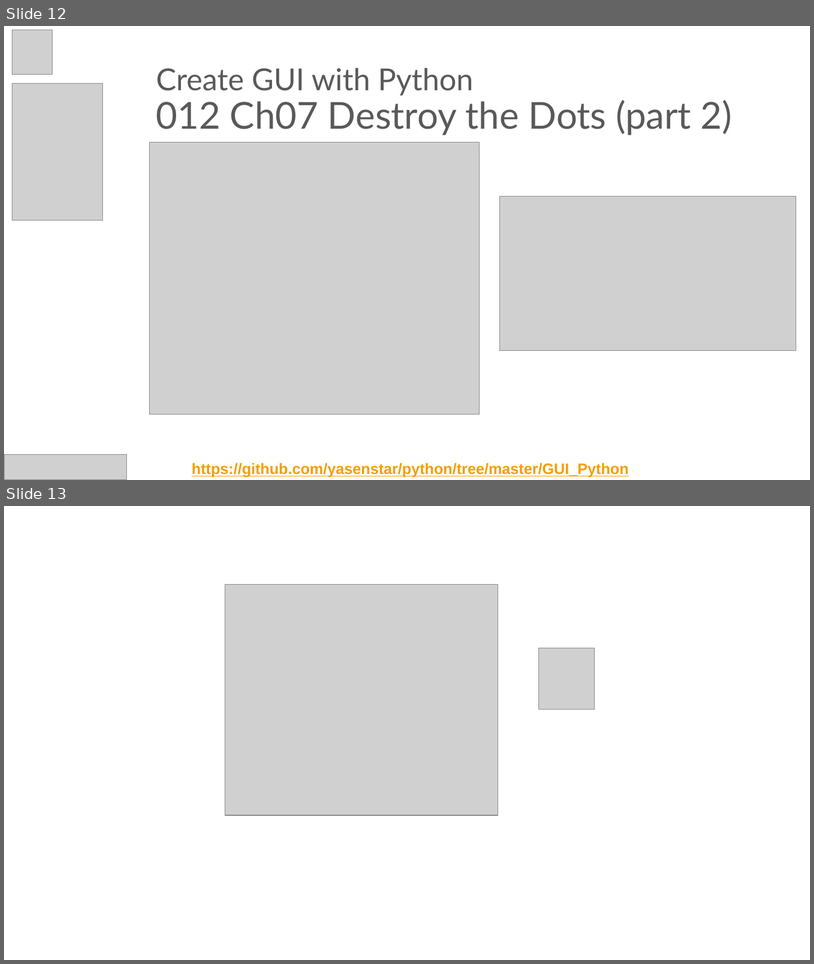
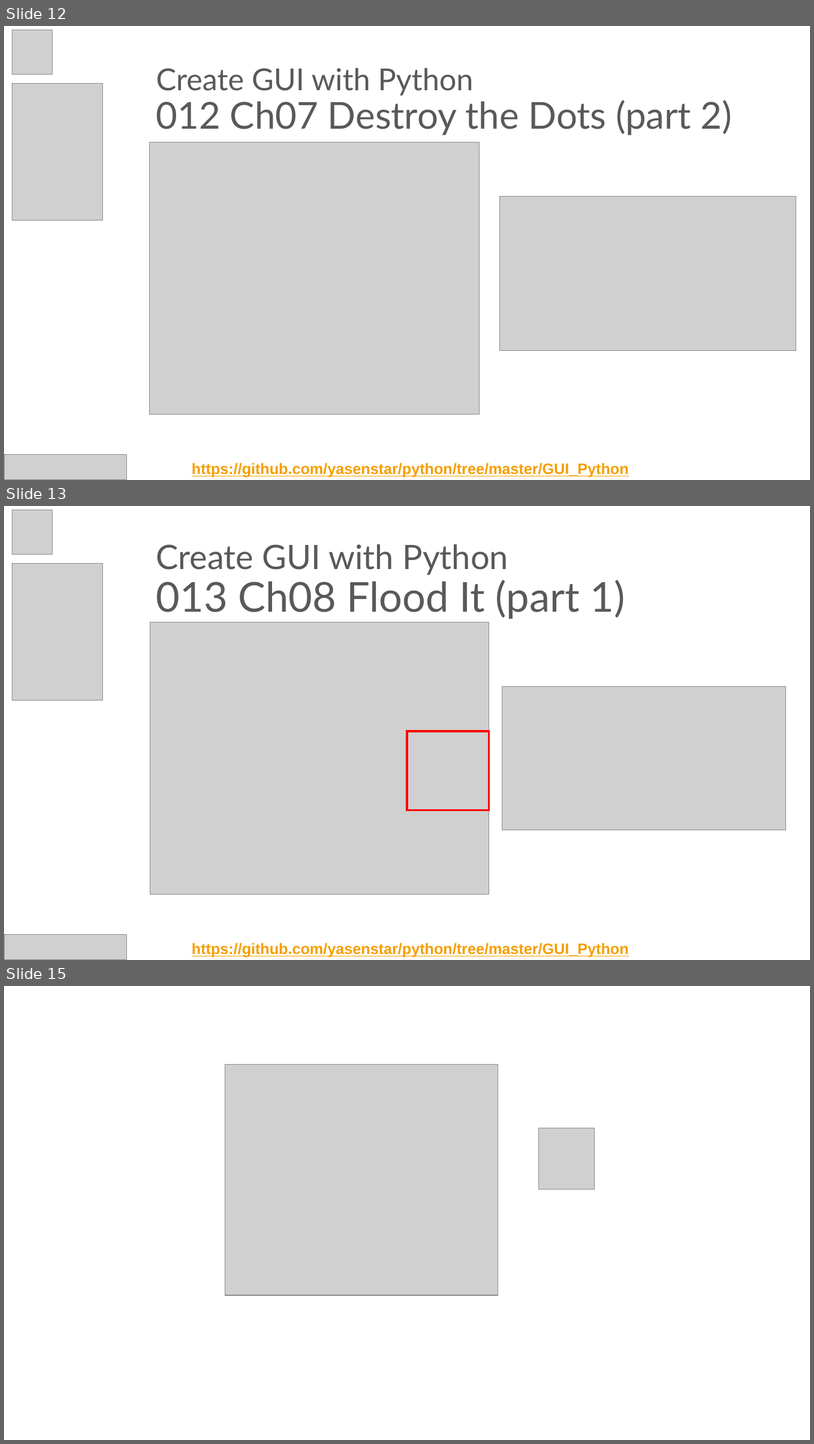
Before and after one commit to yasenstar/python, a slide deck: GUI_Python/Create_GUI_with_Python.pptx. Shown one above the other, each under a label of ours: slides 12 and 13 before the commit, slides 12, 13 and 15 after it; the slides between them are not shown. The pictures are 814x964 and 814x1444 pixels, drawn with LibreOffice and Linux fonts; fonts in the diff are those of the drawing; grey boxes stand for pictures; background and template pictures are left out. Boxes give left, top, right and bottom in pixels: in the first picture for what was removed or moved away, otherwise in the second. Text is boxed around its words. In the diff, an @@ line names an element or a change of style, - is before the commit and + after.

```diff
--- a/GUI_Python/Create_GUI_with_Python.pptx
+++ b/GUI_Python/Create_GUI_with_Python.pptx
@@ slide 13 added at [4,506,810,960], background picture (left out) @@
@@ picture added at [12,510,53,555] @@
@@ title added at [156,544,625,619], 49 pt, text #595959 @@
+Create GUI with Python
+013 Ch08 Flood It (part 1)
@@ picture added at [12,563,102,700] @@
@@ picture added at [150,622,489,894] @@
@@ picture added at [503,686,787,829] @@
@@ rectangle added at [408,731,490,810], outline #FF0000 2.25 pt @@
@@ picture added at [4,934,127,960] @@
@@ text added at [192,942,629,957], 18 pt, text #F59E00, bold, underline @@
+https://github.com/yasenstar/python/tree/master/GUI_Python
@@ what was slide 13 is now slide 15 @@
```
Also in this commit, not shown: 1 other slide added, 3 other files.
